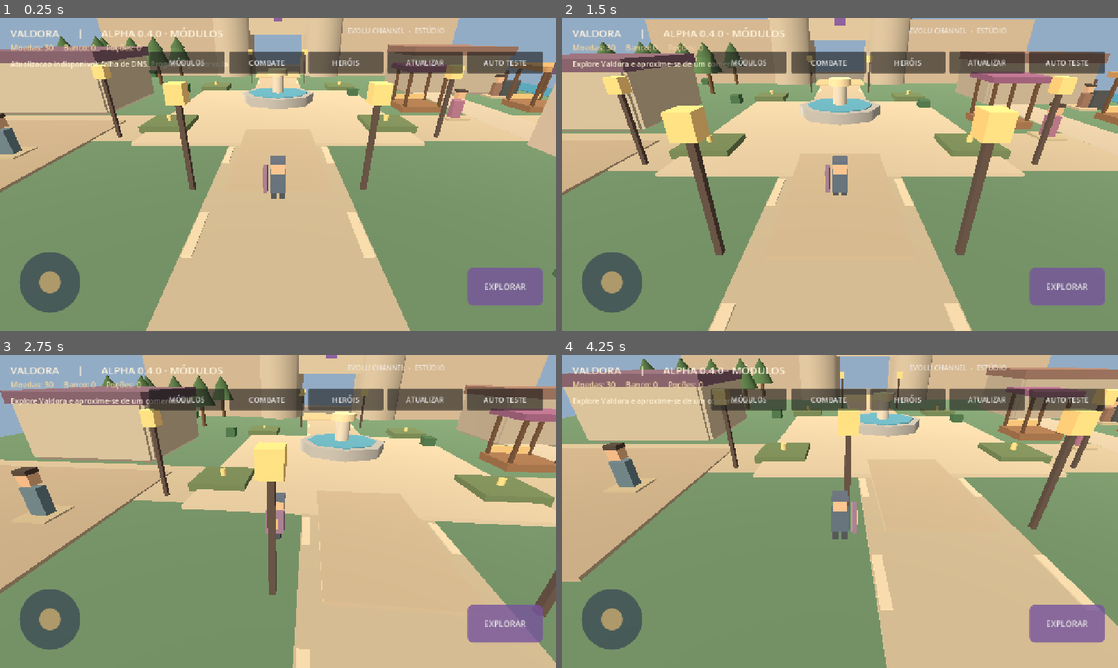
Above: before the commit, frames 1-4 (two rows, left to right).
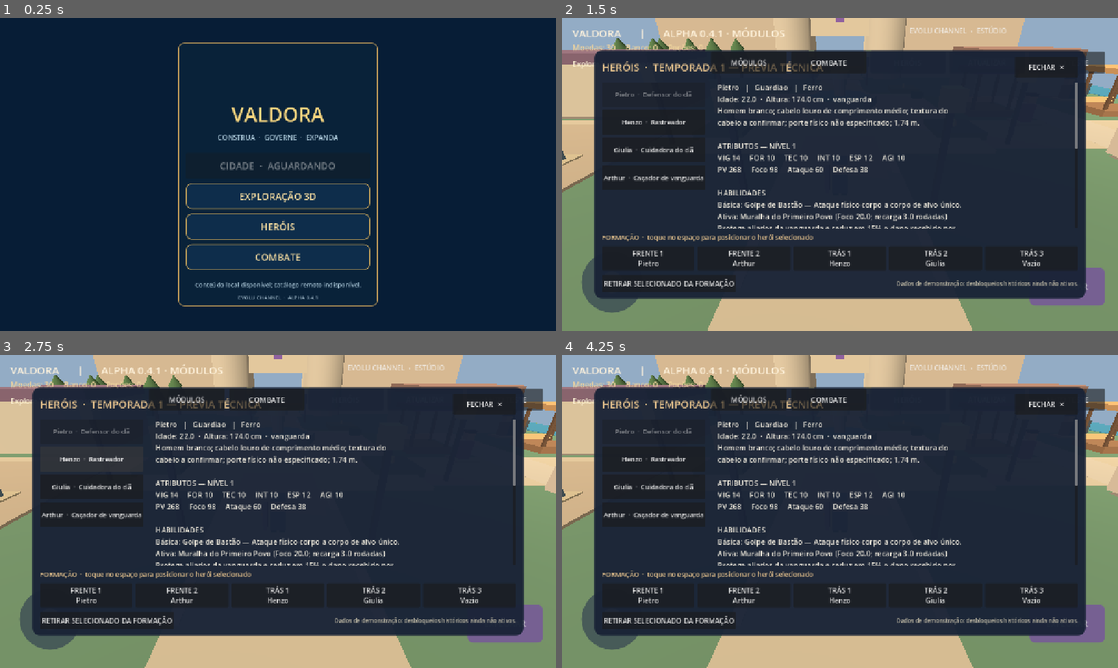
Above: after the commit, the same moments.

Repository: evoluagency/channel
Game: Godot game, scene res://scenes/Main.tscn
The game is run twice, just before and just after one commit, with the same random seed, the same clock (stepped at 60 frames per second) and the same inputs.
Inputs (mouse positions are in pixels of both pictures, inside the frame that each line leads up to):
- Up to frame 1 (0.25 s): no input
- Up to frame 2 (1.5 s): move the mouse to (812, 237) at 0.52 s; hold W (channel_forward) 0.53-1.25 s; tap E (channel_interact) at 0.6 s; click (812, 237) at 0.67 s; drag from (1006, 221) to (812, 237) at 1.27 s
- Up to frame 3 (2.75 s): move the mouse to (111, 464) at 2.02 s; hold A (channel_left) from 2.03 s (still down); tap E (channel_interact) at 2.1 s
- Up to frame 4 (4.25 s): release A (channel_left) at 2.75 s; drag from (867, 511) to (673, 464) at 2.77 s; move the mouse to (756, 433) at 3.52 s; hold S (channel_back) from 3.53 s (still down); tap E (channel_interact) at 3.6 s

The runs differ from the first frame. In frame 1, 100% of the frame differs, in the area x 0-100%, y 0-100%; in frame 2, 74%; in frame 3, 84%; in frame 4, 85%.

Commit message:
feat(cp006): branded home with auto-updating city access

Diff:
--- a/game/scripts/main.gd
+++ b/game/scripts/main.gd
@@ -13,6 +13,7 @@
 const COMBAT_ENGINE := preload("res://scripts/combat/pve_engine.gd")
 const COMBAT_ARENA := preload("res://scripts/combat/arena_panel.gd")
 const MODULE_PANEL := preload("res://scripts/updates/module_panel.gd")
+const BRAND_HOME := preload("res://scripts/ui/brand_home.gd")
 # Habilitado explicitamente apenas na Alpha; desativar antes de publicar uma versao final.
 const ALPHA_DIAGNOSTICS_ENABLED := true
 const INITIAL_GOLD := 30
@@ -47,6 +48,7 @@
 var module_scene: Control
 var module_close_button: Button
 var module_layer: CanvasLayer
+var brand_home: Control
 
 func _ready() -> void:
     _setup_input()
@@ -59,7 +61,7 @@
     _build_player()
     _build_ui()
     _update_hud()
-    _notify("Bem-vindo a Valdora. Conheça o Mercado Real!")
+    _notify("Bem-vindo a Valdora.")
     _setup_content_updates()
 
 
@@ -80,10 +82,14 @@
 func _on_modular_update_status(message: String) -> void:
     print("[VALDORA_OTA] ", message)
     _notify(message)
+    if brand_home != null:
+        brand_home.call("set_status", message)
 
 func _refresh_modules() -> void:
     if module_panel != null:
         module_panel.set_actions(ValdoraUpdater.get_actions())
+    if brand_home != null:
+        brand_home.call("set_city_available", ValdoraPacks.is_loaded("city"))
 
 func _manual_check_updates() -> void:
     if updater == null:
@@ -399,7 +405,7 @@
 
     var brand := Label.new()
     brand.name = "Marca"
-    brand.text = "VALDORA       |       ALPHA 0.4.0 · MÓDULOS"
+    brand.text = "VALDORA       |       ALPHA 0.4.1 · MÓDULOS"
     brand.position = Vector2(24, 18)
     brand.add_theme_font_size_override("font_size", 24)
     brand.add_theme_color_override("font_color", Color("#fff3dd"))
@@ -545,6 +551,34 @@
     module_close_button.pressed.connect(_close_module_scene)
     module_layer.add_child(module_close_button)
     module_close_button.visible = false
+
+    brand_home = BRAND_HOME.new()
+    brand_home.name = "VALDORA · Menu Principal"
+    brand_home.connect("city_requested", Callable(self, "_home_city"))
+    brand_home.connect("explore_requested", Callable(self, "_home_explore"))
+    brand_home.connect("heroes_requested", Callable(self, "_home_heroes"))
+    brand_home.connect("combat_requested", Callable(self, "_home_combat"))
+    layer.add_child(brand_home)
+    brand_home.call("set_city_available", ValdoraPacks.is_loaded("city"))
+
+func _home_city() -> void:
+    for item in ValdoraUpdater.get_actions():
+        if str(item.get("module_id", "")) == "city" and str(item.get("command", "")) == "open_scene":
+            brand_home.visible = false
+            _run_module_command(item)
+            return
+    brand_home.call("set_status", "Aguardando instalação da expansão Minha Cidade.")
+
+func _home_explore() -> void:
+    brand_home.visible = false
+
+func _home_heroes() -> void:
+    brand_home.visible = false
+    _open_heroes()
+
+func _home_combat() -> void:
+    brand_home.visible = false
+    _open_combat()
 
 func _open_modules() -> void:
     if combat_panel != null and combat_panel.visible:
@@ -582,7 +616,7 @@
             if not ValdoraPacks.is_loaded(id) or entry != ValdoraPacks.get_entry(id):
                 _notify("Módulo não autorizado.")
                 return
-            var source = load(entry)
+            var source = ResourceLoader.load(entry, "", ResourceLoader.CACHE_MODE_REPLACE_DEEP)
             if not source is PackedScene:
                 _notify("Cena do módulo incompatível.")
                 return
